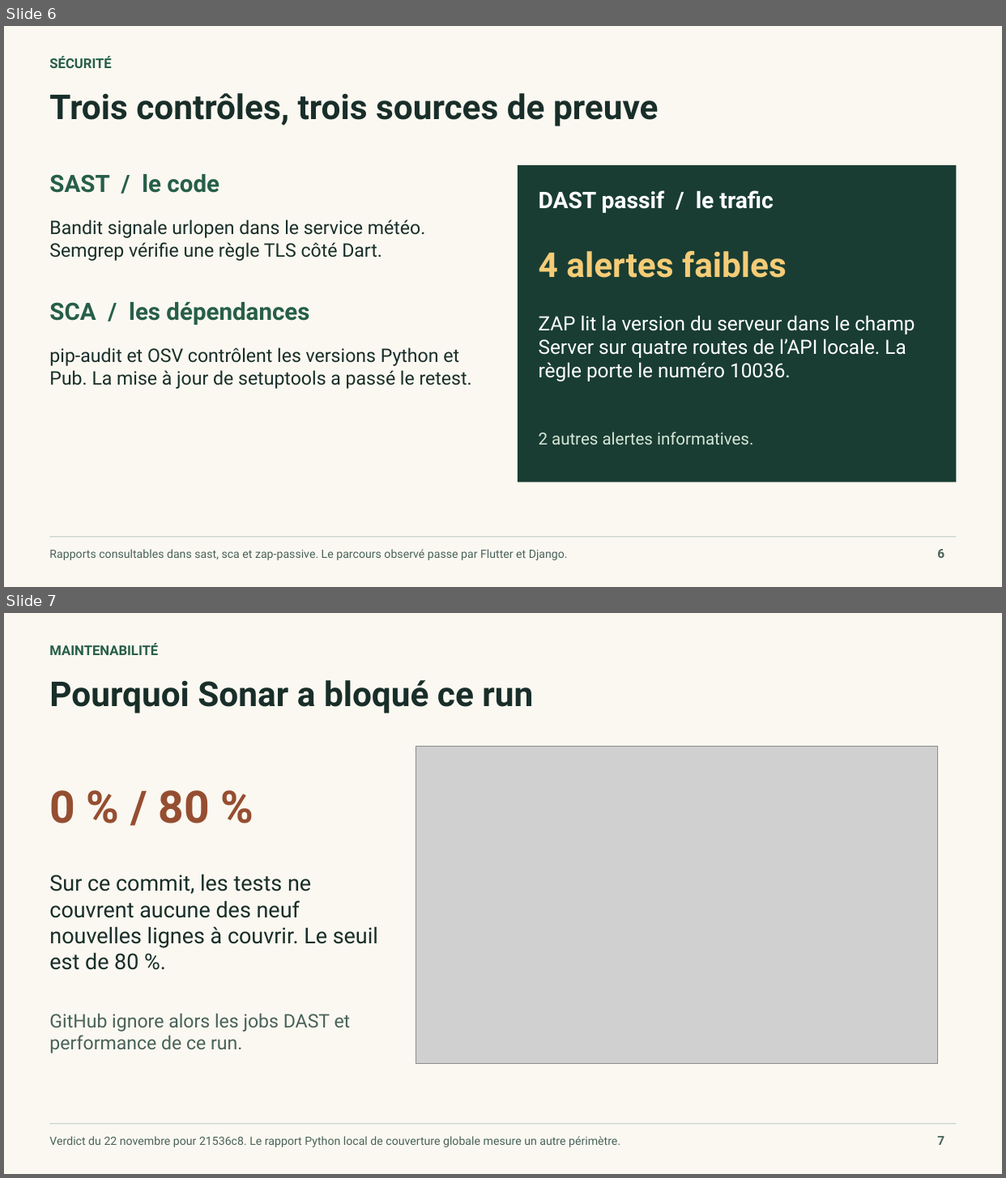
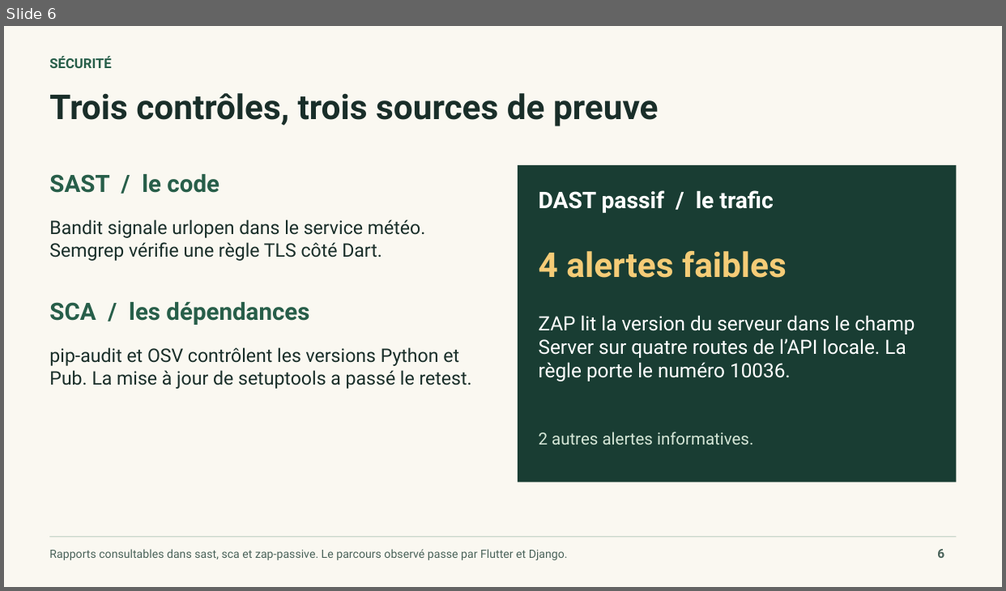
Before and after one commit to WasMas/Farm_App, a slide deck: docs/quality/Fieldbook-Soutenance.pptx. Shown one above the other, each under a label of ours: slides 6 and 7 before the commit, slide 6 after it. The pictures are 1006x1178 and 1006x591 pixels, drawn with LibreOffice and Linux fonts; fonts in the diff are those of the drawing; grey boxes stand for pictures. Boxes give left, top, right and bottom in pixels: in the first picture for what was removed or moved away, otherwise in the second. Text is boxed around its words. In the diff, an @@ line names an element or a change of style, - is before the commit and + after.

Commit message:
Align the presentation and demo commands with the verified Sonar retest

```diff
--- a/docs/quality/Fieldbook-Soutenance.pptx
+++ b/docs/quality/Fieldbook-Soutenance.pptx
@@ slide 7 removed at bbox=[4, 613, 1002, 1174], background #FAF8F1 @@
@@ text removed at bbox=[49, 643, 158, 655] @@
-MAINTENABILITÉ
@@ text removed at bbox=[49, 680, 533, 713] @@
-Pourquoi Sonar a bloqué ce run
@@ picture removed at bbox=[416, 747, 938, 1064] @@
@@ text removed at bbox=[49, 790, 210, 824] @@
-0 % / 80 %
@@ text removed at bbox=[49, 874, 378, 970] @@
-Sur ce commit, les tests ne couvrent aucune des neuf nouvelles lignes à couvrir. Le seuil est de 80 %.
@@ text removed at bbox=[49, 1013, 351, 1054] @@
-GitHub ignore alors les jobs DAST et performance de ce run.
@@ rectangle removed at bbox=[49, 1123, 957, 1124] @@
@@ text removed at bbox=[49, 1136, 620, 1148] @@
-Verdict du 22 novembre pour 21536c8. Le rapport Python local de couverture globale mesure un autre périmètre.
@@ text removed at bbox=[937, 1136, 944, 1145] @@
-7
```
Also in this commit, not shown: 3 slides changed, 1 slide added, 3 other files.
